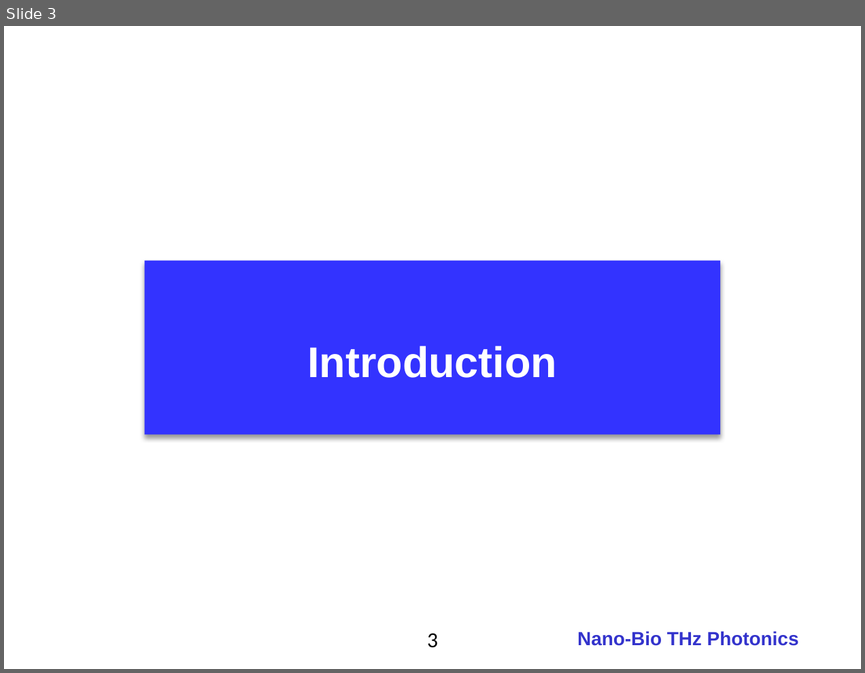
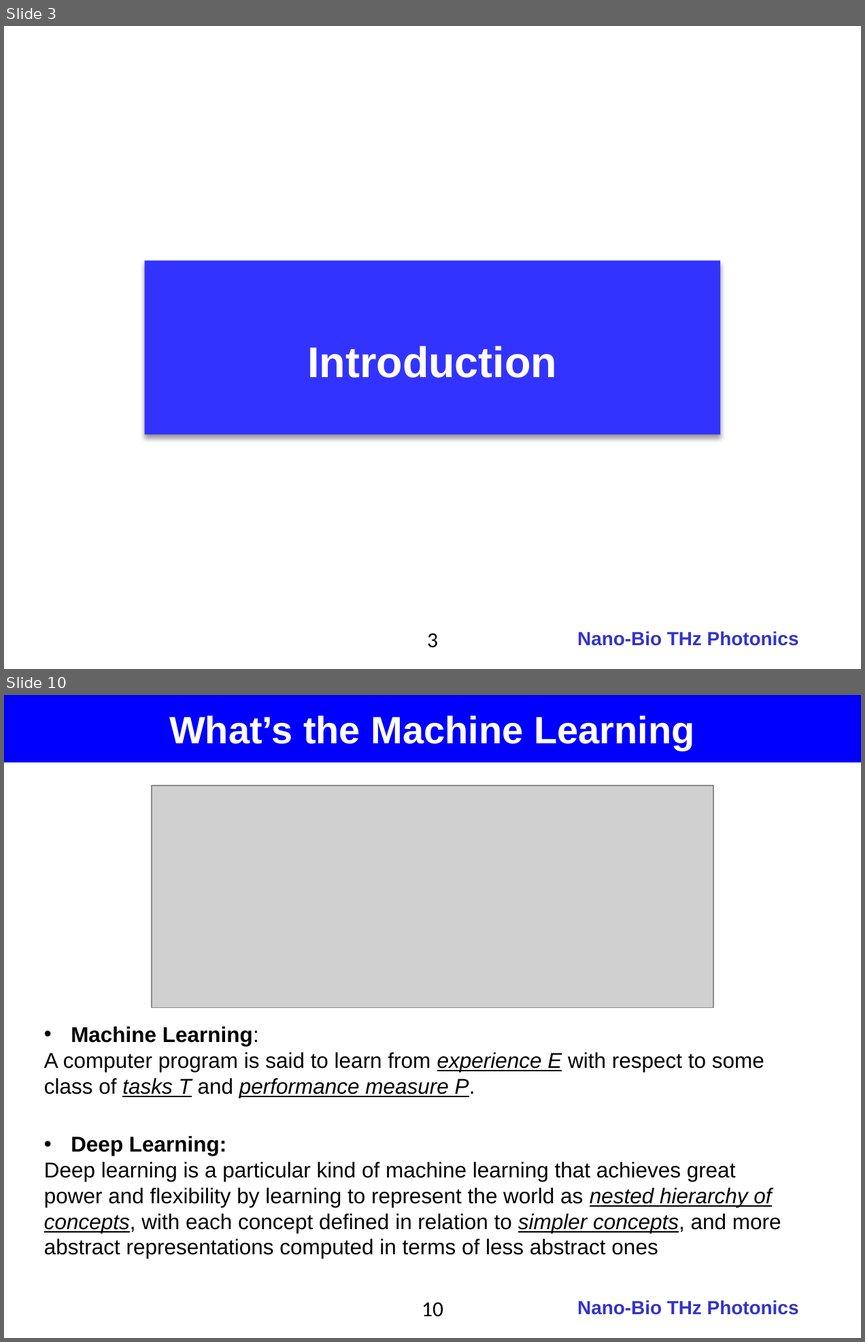
Before and after one commit to jglee96/NBTP_Lab, a slide deck: 개인/석사학위논문/Thesis_Presentation.pptx. Shown one above the other, each under a label of ours: slide 3 before the commit, slides 3 and 10 after it; the slides between them are not shown. The pictures are 865x673 and 865x1342 pixels, drawn with LibreOffice and Linux fonts; fonts in the diff are those of the drawing; grey boxes stand for pictures; background and template pictures are left out. Boxes give left, top, right and bottom in pixels: in the first picture for what was removed or moved away, otherwise in the second. Text is boxed around its words. In the diff, an @@ line names an element or a change of style, - is before the commit and + after.

```diff
--- a/개인/석사학위논문/Thesis_Presentation.pptx
+++ b/개인/석사학위논문/Thesis_Presentation.pptx
@@ slide 10 added at box(4, 695, 861, 1338), background #FFFFFF; not listed: 1 template element that a slide beside it also shows @@
@@ rectangle added at box(4, 695, 861, 763), fill #0000FF, 32 pt, text #FFFFFF, bold @@
+What’s the Machine Learning
@@ picture added at box(152, 786, 713, 1008) @@
@@ text added at box(44, 1026, 764, 1098), 18 pt, text #000000 @@
+• Machine Learning:
+A computer program is said to learn from experience E with respect to some class of tasks T and performance measure P.
@@ text added at box(44, 1136, 781, 1258), 18 pt, text #000000 @@
+• Deep Learning:
+Deep learning is a particular kind of machine learning that achieves great power and flexibility by learning to represent the world as nested hierarchy of concepts, with each concept defined in relation to simpler concepts, and more abstract representations computed in terms of less abstract ones
@@ page number added at box(422, 1302, 443, 1317), 18 pt, text #000000 @@
+10
```
Also in this commit, not shown: 2 slides changed, 32 other slides added, 9 other files.
